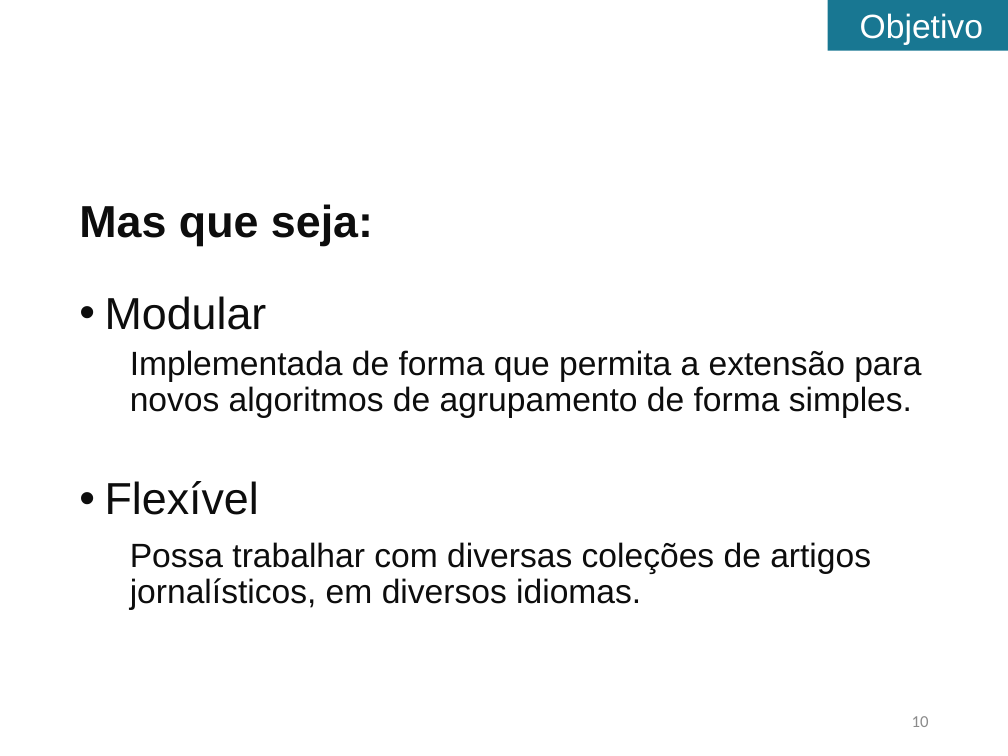
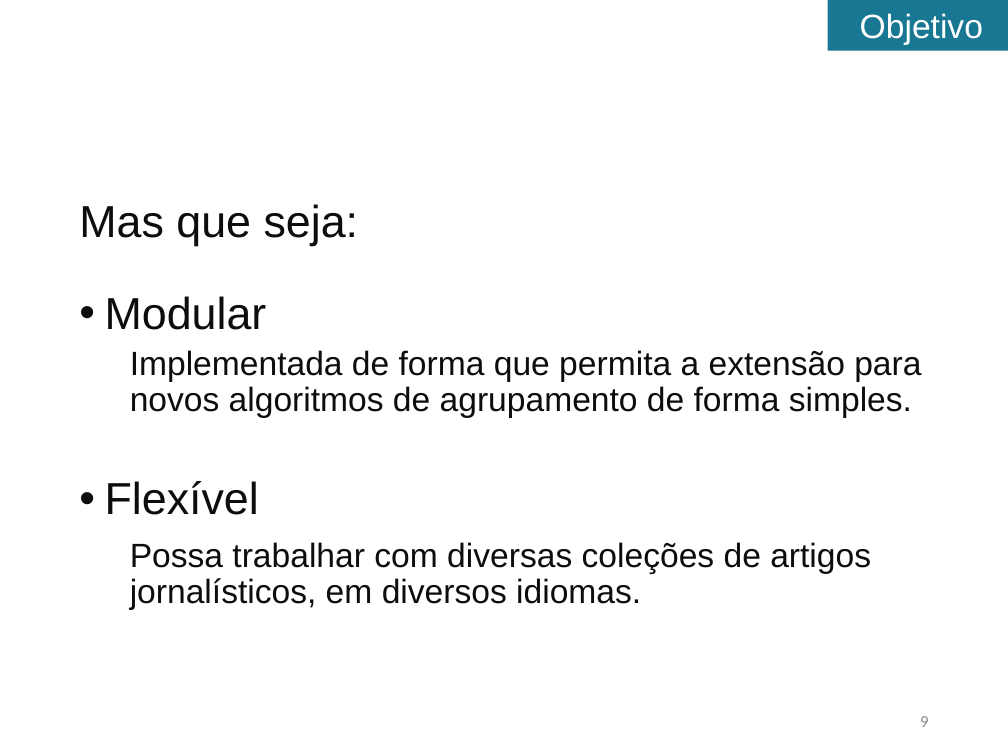
Before and after one commit to tomferreira/mac499, a slide deck: slide 9 of apresentacao/Apresentacao.pptx (slide 10 before the commit). Drawn at 1008x756 pixels with LibreOffice and Linux fonts; fonts in the diff are those of the drawing. Boxes give left, top, right and bottom in pixels: in the first picture for what was removed or moved away, otherwise in the second. Text is boxed around its words. In the diff, an @@ line names an element or a change of style, - is before the commit and + after.

```diff
--- a/apresentacao/Apresentacao.pptx
+++ b/apresentacao/Apresentacao.pptx
@@ text at <box>79,204,359,246</box>: bold off in "Mas que seja:" @@
@@ page number at <box>920,716,928,727</box>: text changed @@
-10
+9
```
Also in this commit, not shown: 6 other slides changed, 2 slides added, 4 slides removed.
